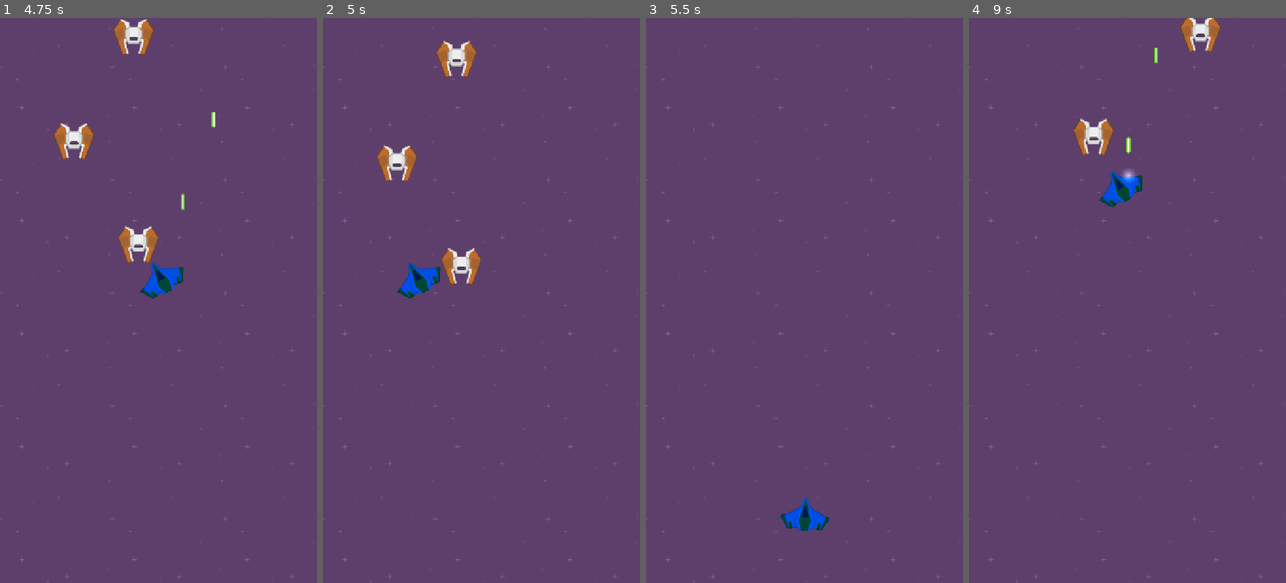
Above: before the commit, frames 1-4 (left to right).
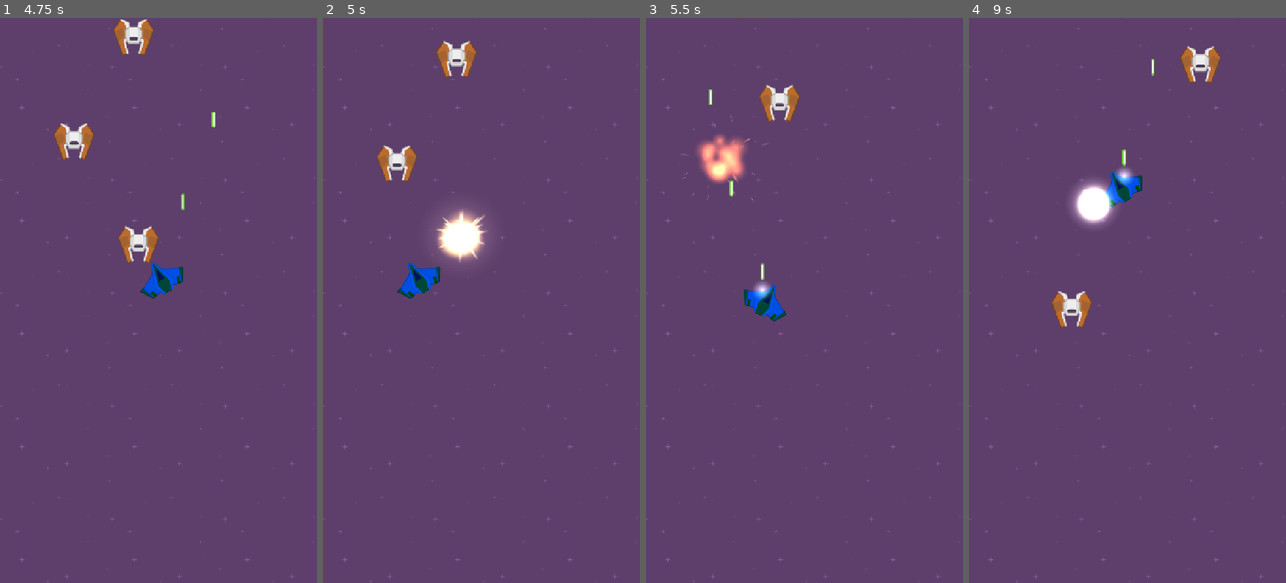
Above: after the commit, the same moments.

Repository: sf-cuestas/TD1_godot
Game: Godot game, scene res://Scenes/main.tscn
The game is run twice, just before and just after one commit, with the same random seed, the same clock (stepped at 60 frames per second) and the same inputs.
Inputs (mouse positions are in pixels of both pictures, inside the frame that each line leads up to):
- Up to frame 1 (4.75 s): move the mouse to (228, 272) at 0.52 s; press the mouse at (228, 272) at 0.53 s; hold Right (move_right) 0.53-1.28 s; move the mouse to (95, 328) at 1.27 s; release the mouse at (95, 328) at 1.28 s; hold Down (move_down) 1.28-2.03 s; click (95, 328) at 1.35 s; move the mouse to (190, 176) at 2.02 s; press the mouse at (190, 176) at 2.03 s; hold Right (move_right) 2.03-2.78 s; move the mouse to (142, 413) at 2.77 s; release the mouse at (142, 413) at 2.78 s; hold Up (move_up) 2.78-3.53 s; click (142, 413) at 2.85 s; move the mouse to (253, 385) at 3.52 s; press the mouse at (253, 385) at 3.53 s; hold Left (move_left) from 3.53 s (still down); move the mouse to (63, 215) at 4.27 s; release the mouse at (63, 215) at 4.28 s; click (63, 215) at 4.35 s
- Up to frame 2 (5 s): keep holding Left (move_left)
- Up to frame 3 (5.5 s): move the mouse to (820, 300) at 5.02 s; release Left (move_left) at 5.03 s; press the mouse at (820, 300) at 5.03 s; hold Down (move_down) from 5.03 s (still down)
- Up to frame 4 (9 s): move the mouse to (1079, 159) at 5.77 s; release Down (move_down) at 5.78 s; release the mouse at (1079, 159) at 5.78 s; hold Right (move_right) 5.78-6.53 s; click (1079, 159) at 5.85 s; move the mouse to (1197, 272) at 6.52 s; press the mouse at (1197, 272) at 6.53 s; hold Up (move_up) 6.53-7.28 s; move the mouse to (1064, 328) at 7.27 s; release the mouse at (1064, 328) at 7.28 s; hold Right (move_right) 7.28-8.03 s; click (1064, 328) at 7.35 s; move the mouse to (1159, 176) at 8.02 s; press the mouse at (1159, 176) at 8.03 s; hold Down (move_down) 8.03-8.78 s; move the mouse to (1111, 413) at 8.77 s; release the mouse at (1111, 413) at 8.78 s; hold Left (move_left) from 8.78 s (still down); click (1111, 413) at 8.85 s

Frame 1 is identical in both runs. In frame 2, 1.6% of the frame differs, in the area x 35-53%, y 33-48%; in frame 3, 2.7%; in frame 4, 3.2%, in the area x 25-80%, y 0-55%.

Commit message:
1.4 Juice pass

Diff:
--- a/Scenes/enemy.tscn
+++ b/Scenes/enemy.tscn
@@ -1,20 +1,29 @@
 [gd_scene format=3 uid="uid://bmebsoaa78f2c"]
 
 [ext_resource type="Script" uid="uid://cyvjo5lka522d" path="res://enemy.gd" id="1_1f0kj"]
+[ext_resource type="PackedScene" path="res://Effects/explosion.tscn" id="2_287tu"]
 [ext_resource type="Texture2D" uid="uid://ca513f5s5u4ji" path="res://KennyAssets/SpaceShooterRedux/Enemies/enemyRed1.png" id="2_afpow"]
 
 [sub_resource type="RectangleShape2D" id="RectangleShape2D_287tu"]
 size = Vector2(64, 64)
 
-[node name="enemy" type="Area2D" unique_id=1427514934]
+[node name="enemy" type="Area2D" unique_id=1427514934 node_paths=PackedStringArray("sprite", "timer")]
 collision_layer = 2
 collision_mask = 5
 script = ExtResource("1_1f0kj")
+sprite = NodePath("sprite")
+timer = NodePath("Timer")
+explotion_fx = ExtResource("2_287tu")
 
-[node name="Sprite2D" type="Sprite2D" parent="." unique_id=1822154863]
+[node name="sprite" type="Sprite2D" parent="." unique_id=1822154863]
 texture = ExtResource("2_afpow")
 
 [node name="CollisionShape2D" type="CollisionShape2D" parent="." unique_id=1754168356]
 shape = SubResource("RectangleShape2D_287tu")
 
+[node name="Timer" type="Timer" parent="." unique_id=1895922412]
+wait_time = 0.06
+one_shot = true
+
 [connection signal="area_entered" from="." to="." method="_on_area_entered"]
+[connection signal="timeout" from="Timer" to="." method="_on_timer_timeout"]
--- a/Scenes/enemy_spawner_timer.gd
+++ b/Scenes/enemy_spawner_timer.gd
@@ -3,7 +3,7 @@
 
 @export var enemy_scene: PackedScene
 
-var x_limit: float = 320.0
+@export var x_limit: float = 320.0
 
 # Called when the node enters the scene tree for the first time.
 func _ready() -> void:
--- a/enemy.gd
+++ b/enemy.gd
@@ -4,20 +4,31 @@
 
 @export var speed: float = 200.0
 @export var y_limit: float = 800.0
+@export var sprite: Sprite2D
+@export var timer: Timer
+@export var explotion_fx: PackedScene
+
+@export var knockback_force: float = 400
+@export var knockback_recovery: float = 2000
+
 var velocity: Vector2 = Vector2.DOWN
 var life: int = 2
 
 # Called when the node enters the scene tree for the first time.
 func _ready() -> void:
+	velocity = Vector2.DOWN * speed
 	pass # Replace with function body.
 
 
 # Called every frame. 'delta' is the elapsed time since the previous frame.
 func _process(delta: float) -> void:
+
 	pass
 
 func _physics_process(delta: float) -> void:
-	position += velocity * speed  * delta
+	var target_velocity: Vector2 = Vector2.DOWN * speed
+	velocity = velocity.move_toward(target_velocity, knockback_recovery*delta)
+	position += velocity * delta
 
 	if position.y > y_limit:
 		queue_free()
@@ -26,6 +37,9 @@
 func take_damage(amount: int) -> void:
 	life -= amount
 	if life == 0:
+		var explosion: Node2D = explotion_fx.instantiate()
+		explosion.global_position = global_position
+		get_tree().current_scene.add_child(explosion)
 		queue_free()
 
 
@@ -36,5 +50,12 @@
 	if area is Bullet:
 		area.destroy()
 		take_damage(1)
+	sprite.modulate = Color(10,10,10)
+	timer.start()
+	velocity = Vector2.UP * knockback_force
+	pass # Replace with function body.
 
+
+func _on_timer_timeout() -> void:
+	sprite.modulate = Color.WHITE
 	pass # Replace with function body.
